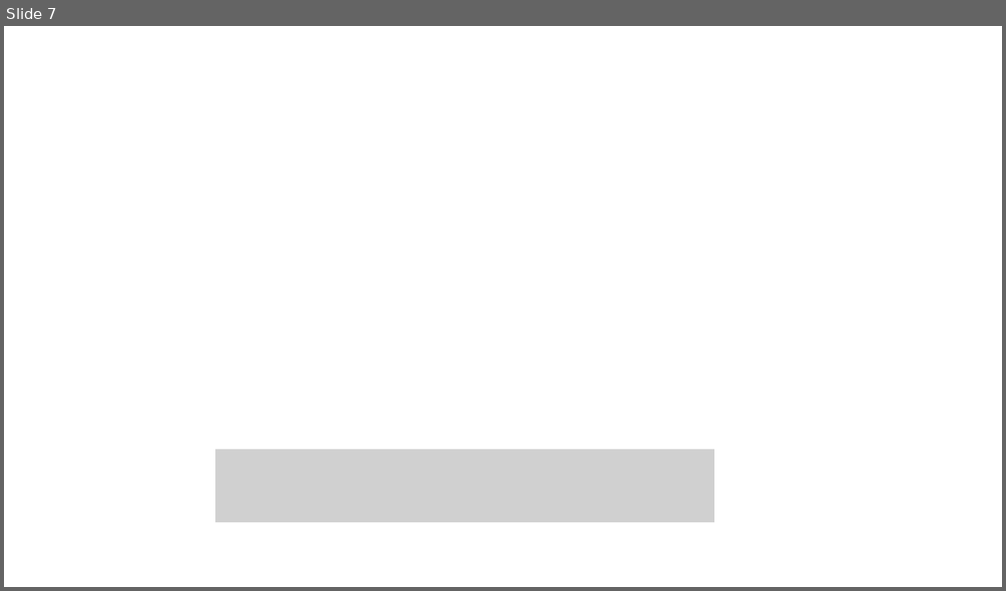
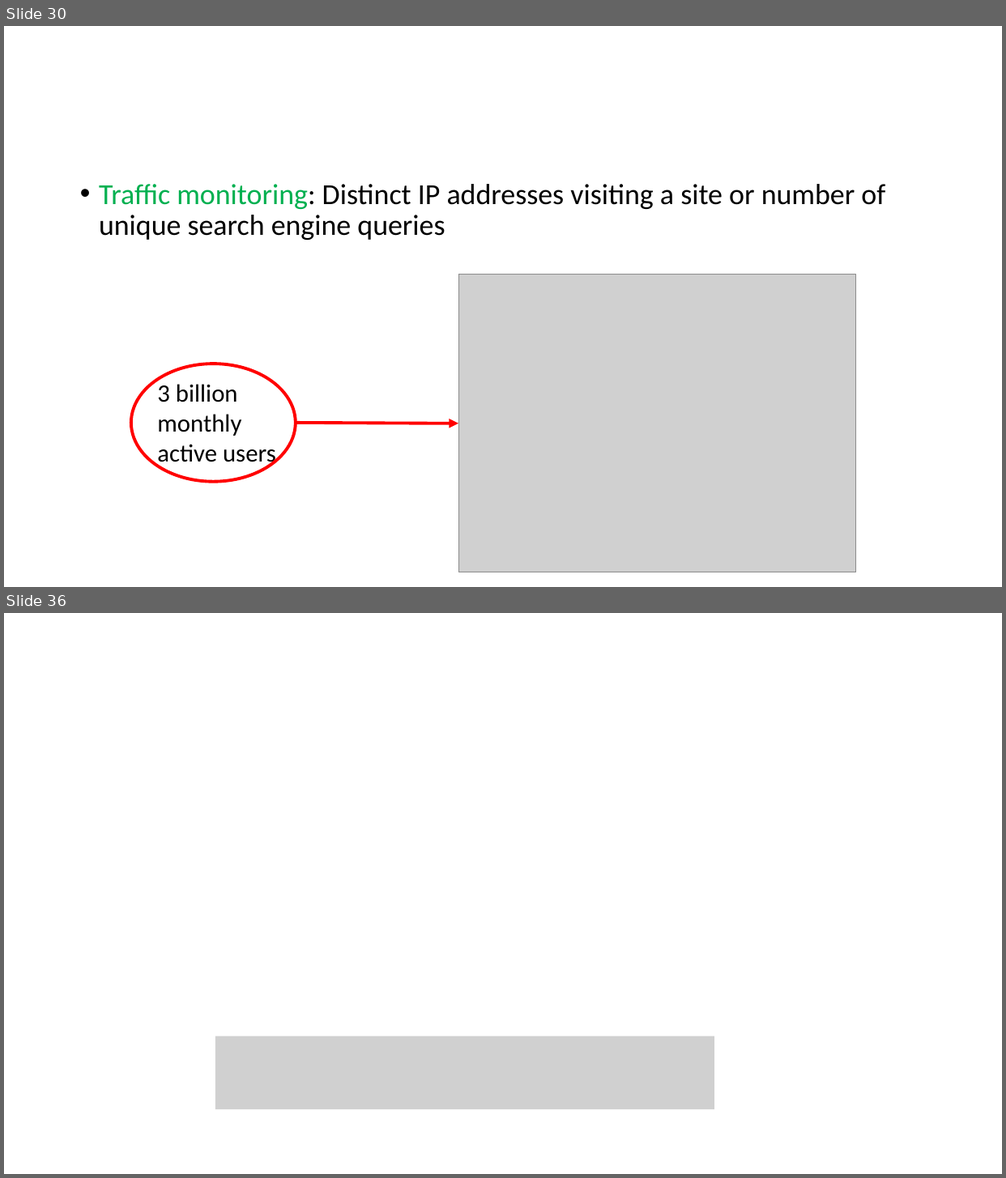
Before and after one commit to samsonzhou/samsonzhou.github.io, a slide deck: CSCE689-23/L16.pptx. Shown one above the other, each under a label of ours: slide 7 before the commit, slides 30 and 36 after it; the slides between them are not shown. The pictures are 1006x591 and 1006x1178 pixels, drawn with LibreOffice and Linux fonts; fonts in the diff are those of the drawing; grey boxes stand for pictures. Boxes give left, top, right and bottom in pixels: in the first picture for what was removed or moved away, otherwise in the second. Text is boxed around its words. In the diff, an @@ line names an element or a change of style, - is before the commit and + after.

```diff
--- a/CSCE689-23/L16.pptx
+++ b/CSCE689-23/L16.pptx
@@ slide 30 added at [4, 26, 1002, 587], background #FFFFFF @@
@@ text added at [99, 184, 885, 240], 28 pt, text #000000 @@
+• Traffic monitoring: Distinct IP addresses visiting a site or number of unique search engine queries
@@ picture added at [458, 275, 856, 573] @@
@@ ellipse added at [131, 364, 296, 482], outline #FF0000 3 pt @@
@@ text added at [157, 381, 276, 468], 24 pt, text #000000 @@
+3 billion monthly active users
@@ arrow added from (296, 423) to (458, 424), #FF0000 3 pt @@
@@ what was slide 7 is now slide 36 @@
```
Also in this commit, not shown: 28 other slides added.
